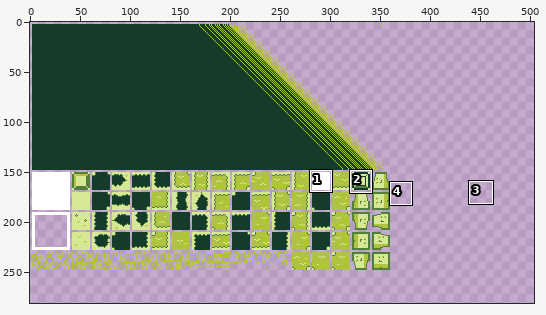
Sprite sheet -- Assets/Resources/Atlases/inGameAtlas.png. Above, an overview of the earlier version with the close-up marked.
Close-up. The starting point:
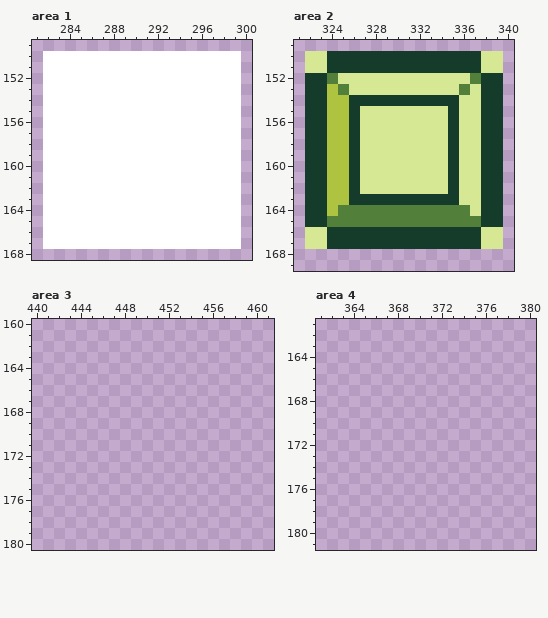
The file is 512x256 pixels. Colours within 5 levels of each other are drawn and written as one. Shown: area 1: x 281..300, y 149..168; area 2: x 321..340, y 149..169; area 3: x 440..461, y 160..180; area 4: x 361..380, y 161..181. The old version is drawn lined up with the new one, on the new canvas. The wide view leaves out empty margins. The commit also changed other parts of the picture, which this record leaves out.
The result:
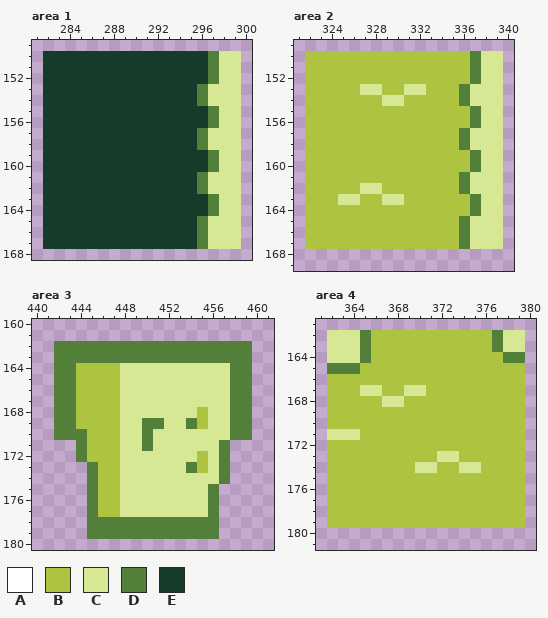
Palette (. is transparent): A #ffffff  B #aec440  C #d7e894  D #527f39  E #153c2b
Edits made:
canvas 512x256 -> 512x512
Changed rows in their new state; - is an unchanged pixel.
Area 1:
first column x 282:
150 EEEEEEEEEEEEEEEDCC
151 EEEEEEEEEEEEEEEDCC
152 EEEEEEEEEEEEEEEDCC
153 EEEEEEEEEEEEEEDCCC
154 EEEEEEEEEEEEEEDCCC
155 EEEEEEEEEEEEEEEDCC
156 EEEEEEEEEEEEEEEDCC
157 EEEEEEEEEEEEEEDCCC
158 EEEEEEEEEEEEEEDCCC
159 EEEEEEEEEEEEEEEDCC
160 EEEEEEEEEEEEEEEDCC
161 EEEEEEEEEEEEEEDCCC
162 EEEEEEEEEEEEEEDCCC
163 EEEEEEEEEEEEEEEDCC
164 EEEEEEEEEEEEEEEDCC
165 EEEEEEEEEEEEEEDCCC
166 EEEEEEEEEEEEEEDCCC
167 EEEEEEEEEEEEEEDCCC
Area 2:
first column x 322:
150 BBBBBBBBBBBBBBBD--
151 BBBBBBBBBBBBBBBD--
152 BBBBBBBBBBBBBBB-CC
153 BB-BB--BB--BBB--CC
154 BB--BBBCCBBBBBD-CC
155 BB--BBBBBBBBBBBDCC
156 BB--BBBBBBBBBBBDCC
157 BB--BBBBBBBBBBD-CC
158 BB--BBBBBBBBBBD-CC
159 BB--BBBBBBBBBBBDCC
160 BB--BBBBBBBBBBBDCC
161 BB--BBBBBBBBBBD-CC
162 BB--B--BBBBBBBD-CC
163 BB-CCBBCCBBBBBBDCC
164 BB-BBBBBBBBBBBBDCC
165 BBBBBBBBBBBBBB-CCC
166 BBBBBBBBBBBBBBDC--
167 BBBBBBBBBBBBBBDC--
Area 3:
first column x 442:
162 DDDDDDDDDDDDDDDDDD
163 DDDDDDDDDDDDDDDDDD
164 DDBBBBCCCCCCCCCCDD
165 DDBBBBCCCCCCCCCCDD
166 DDBBBBCCCCCCCCCCDD
167 DDBBBBCCCCCCCCCCDD
168 DDBBBBCCCCCCCBCCDD
169 DDBBBBCCDDCCDBCCDD
170 DDDBBBCCDCCCCCCCDD
171 --DBBBCCDCCCCCCD--
172 --DBBBCCCCCCCBCD--
173 ---DBBCCCCCCDBCD--
174 ---DBBCCCCCCCCCD--
175 ---DBBCCCCCCCCD---
176 ---DBBCCCCCCCCD---
177 ---DBBCCCCCCCCD---
178 ---DDDDDDDDDDDD---
179 ---DDDDDDDDDDDD---
Area 4:
first column x 362:
162 CCCDBBBBBBBBBBBDCC
163 CCCDBBBBBBBBBBBDCC
164 CCCDBBBBBBBBBBBBDD
165 DDDBBBBBBBBBBBBBBB
166 BBBBBBBBBBBBBBBBBB
167 BBBCCBBCCBBBBBBBBB
168 BBBBBCCBBBBBBBBBBB
169 BBBBBBBBBBBBBBBBBB
170 BBBBBBBBBBBBBBBBBB
171 CCCBBBBBBBBBBBBBBB
172 BBBBBBBBBBBBBBBBBB
173 BBBBBBBBBBCCBBBBBB
174 BBBBBBBBCCBBCCBBBB
175 BBBBBBBBBBBBBBBBBB
176 BBBBBBBBBBBBBBBBBB
177 BBBBBBBBBBBBBBBBBB
178 BBBBBBBBBBBBBBBBBB
179 BBBBBBBBBBBBBBBBBB
Pixel boxes of the changes (left, top, right, bottom) in both close-ups:
changed: (43, 51, 241, 249)
changed: (305, 51, 503, 249)
added: (54, 341, 252, 539)
added: (327, 330, 525, 528)
